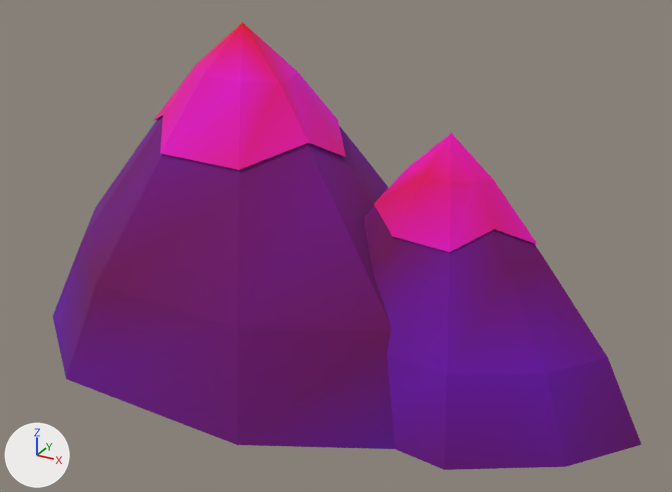
A saved change to the glTF model ArtSource/Exports/Environment/Mountain_Back_02.glb.
Camera for both pictures: a camera (50 mm lens) standing at (53.6, -78.0, 51.2) and looking at (10.2, 0.8, 11.7). Every picture has the same lights, and +X, +Y and +Z are marked at lower left. The picture after the commit comes second. Vertices at exactly the same position are counted once.

The older version as bpy lines, for what is in view:
```python
me_mountain_back_02 = bpy.data.meshes.new('Mountain_Back_02')
me_mountain_back_02.from_pydata(...)  # 112 vertices, 180 faces; spans x -32.2..43.4, y -17.7..18.8, z -2.0..34.2
# faces by material slot: [126, 54]
me_mountain_back_02.materials.append(mat_m_env_mountain)
me_mountain_back_02.materials.append(mat_m_env_snow)
ob_mountain_back_02 = bpy.data.objects.new('Mountain_Back_02', me_mountain_back_02)
ob_mountain_back_02.location = (0.0, 0.0, 0.0)
```
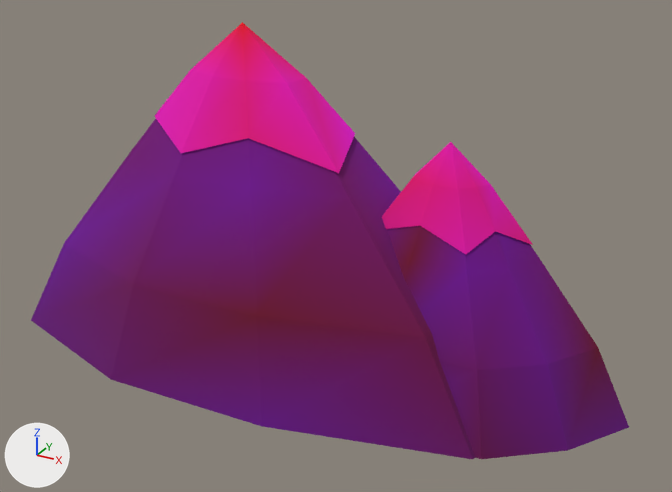
Where the change shows, as pixel boxes [x1, y1, x2, y2] in the pictures (672 x 492 px; the box of a moved part takes in the faces that stretch with it):
'Mountain_Back_02', reshaped, recoloured
    before: [53, 22, 642, 470]
    after: [31, 22, 629, 459]
part 1 of me_mountain_back_02, moved or reshaped
    before: [53, 25, 642, 470]
    after: [31, 25, 629, 459]
part 2 of me_mountain_back_02, recoloured
    before: [53, 25, 642, 470]
    after: [31, 25, 629, 459]

The change in detail:
me_mountain_back_02 is used by ob_mountain_back_02; location (0.0, 0.0, 0.0).
me_mountain_back_02 had 112 vertices, 180 faces and spanned x -32.2..43.4, y -17.7..18.8, z -2.0..34.2.
me_mountain_back_02 now has 112 vertices, 180 faces and spans x -26.3..41.8, y -14.5..16.9, z -2.0..34.2.
me_mountain_back_02 part 1: 110 of 112 vertices moved; they spanned x -32.2..43.4, y -17.7..18.8, z -2.0..29.2 and now span x -26.3..41.8, y -14.5..16.9, z -2.0..29.2; mean shift (0.3, 0.2, -0.2); largest move (26.3, -9.5, -2.0) -> (-26.3, -8.9, -2.0).
me_mountain_back_02 part 2: 180 faces centred in x -25.9..40.3, y -16.2..15.7, z 0.8..30.9 are repainted in the vertex colours; the middle colour goes from pink #fd00b6 to pink #fd00b4.
